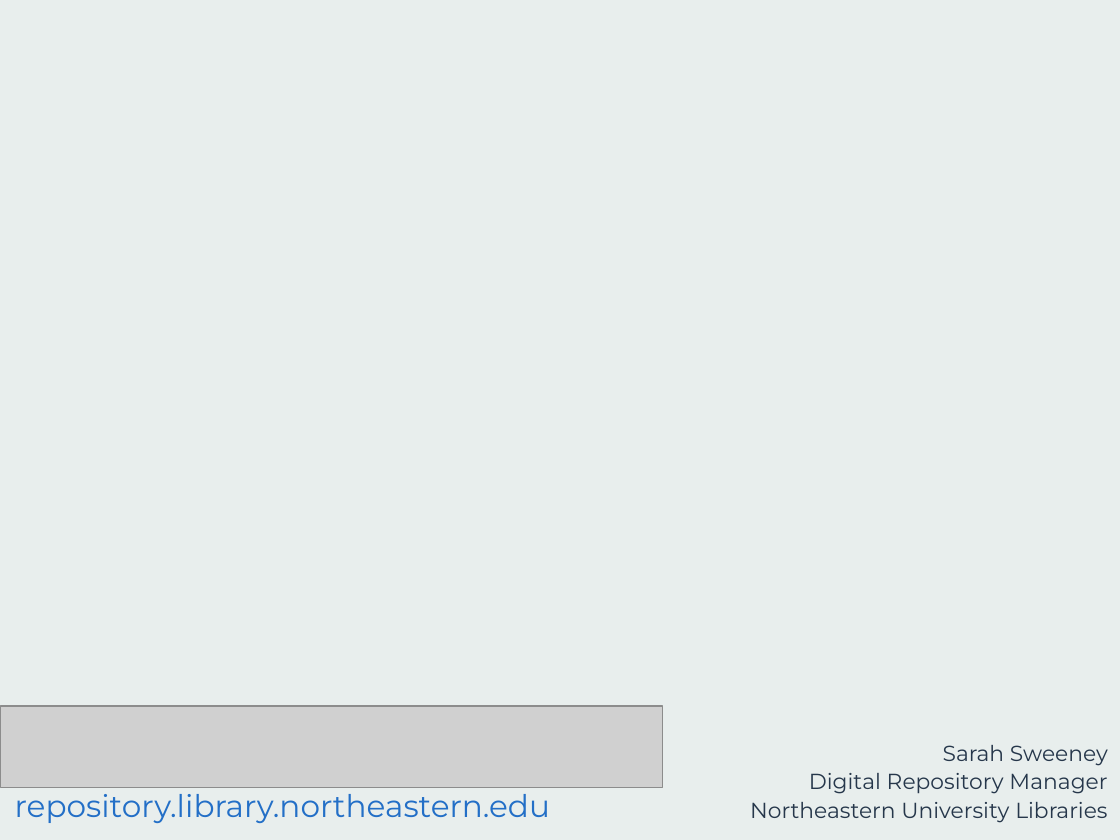
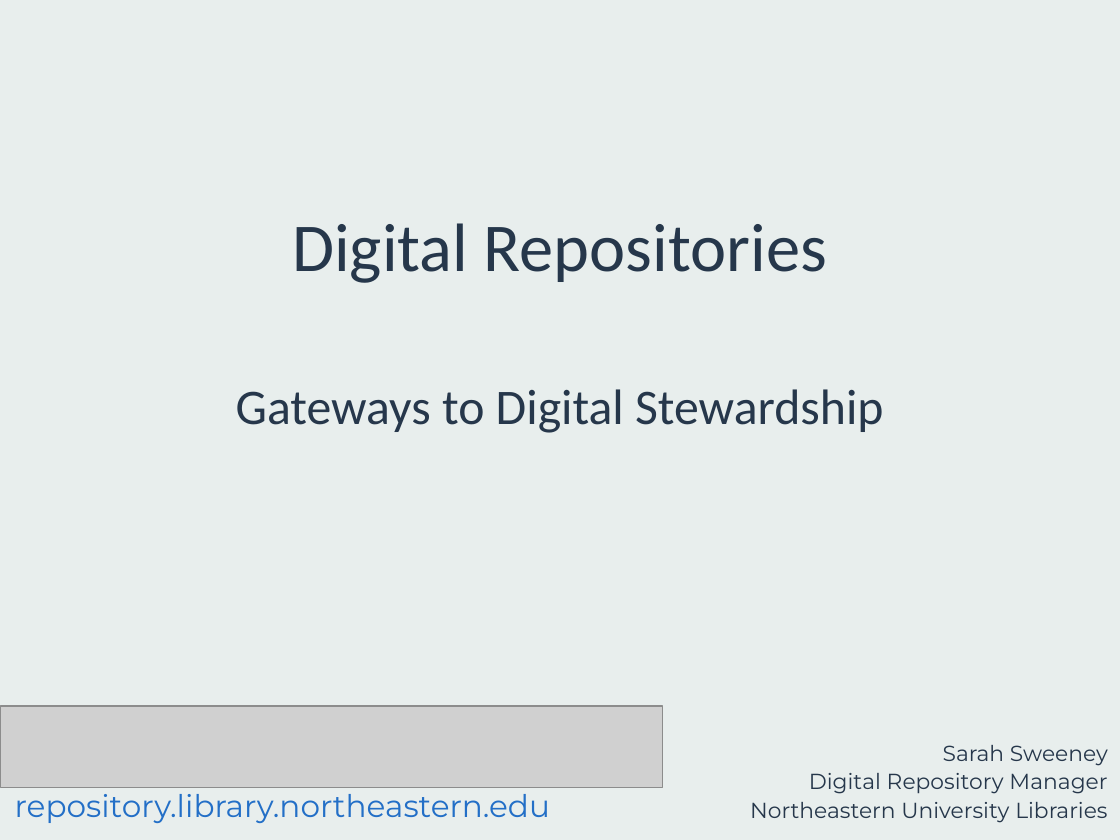
Before and after one commit to sarahjeansweeney/various_files, a slide deck: slide 1 of Presentations/Open Repositories 2016/Digital Stewardship/DigitalStewardship.pptx. Drawn at 1120x840 pixels with LibreOffice and Linux fonts; fonts in the diff are those of the drawing; grey boxes stand for pictures. Boxes give left, top, right and bottom in pixels: in the first picture for what was removed or moved away, otherwise in the second. Text is boxed around its words. In the diff, an @@ line names an element or a change of style, - is before the commit and + after.

Commit message:
Adding all DS slides

```diff
--- a/Presentations/Open Repositories 2016/Digital Stewardship/DigitalStewardship.pptx
+++ b/Presentations/Open Repositories 2016/Digital Stewardship/DigitalStewardship.pptx
@@ title added at [292,223,827,283], 44 pt, text #26374B @@
+Digital Repositories
@@ subtitle added at [236,389,883,433], 32 pt, text #26374B @@
+Gateways to Digital Stewardship
```
Also in this commit, not shown: 1 other slide changed, 6 slides added, 4 slides removed.
